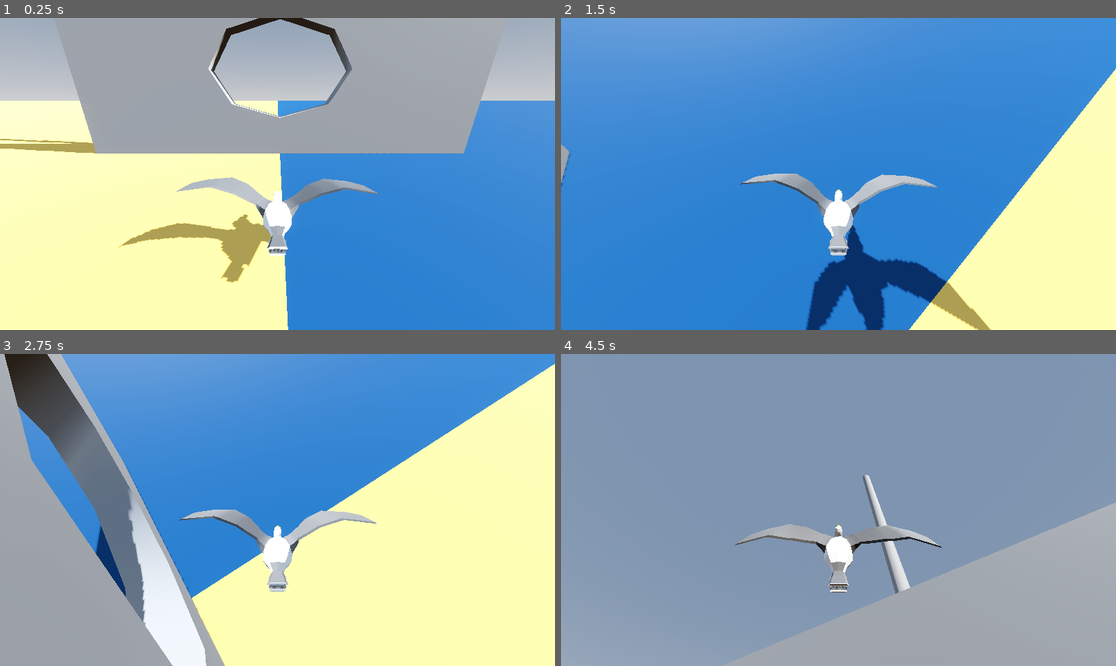
Above: before the commit, frames 1-4 (two rows, left to right).
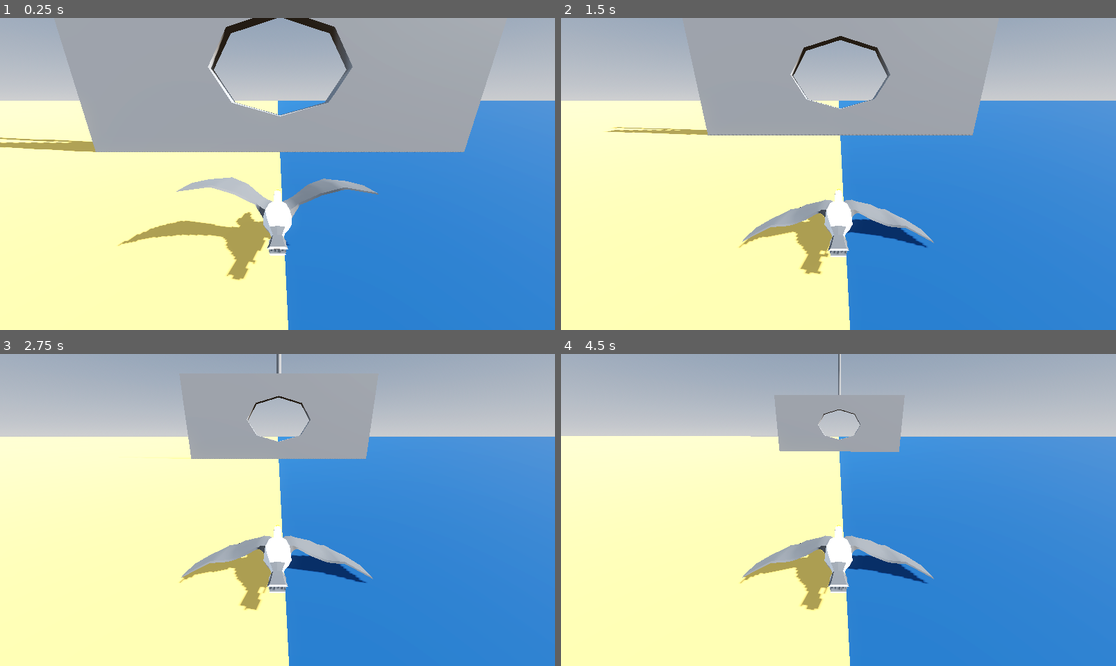
Above: after the commit, the same moments.

Repository: Wiwiweb/StMaloGull
Game: Godot game, scene res://main.tscn
Two runs of this game, one before a commit and one after it. Both use one fixed random seed, a clock stepped at 60 frames per second and the inputs below.
Inputs:
- Up to frame 1 (0.25 s): no input
- Up to frame 2 (1.5 s): hold D (move_right) 0.53-1.28 s; hold Space (flap, bound only after the commit) 0.53-1.28 s; hold S (move_down) from 1.28 s (still down); tap Space (flap, bound only after the commit) at 1.35 s
- Up to frame 3 (2.75 s): tap Space (flap, bound only after the commit) at 1.52, 1.82 s; release S (move_down) at 2.03 s; hold D (move_right) from 2.03 s (still down); hold Space (flap, bound only after the commit) from 2.03 s (still down)
- Up to frame 4 (4.5 s): release D (move_right) at 2.78 s; release Space (flap, bound only after the commit) at 2.78 s; hold W (move_up) 2.78-3.53 s; tap Space (flap, bound only after the commit) at 2.85, 3.02, 3.32, 4.35 s; hold Space (flap, bound only after the commit) 3.53-4.28 s; hold A (move_left) from 3.53 s (still down)

The runs differ from the first frame. In frame 1, 1.9% of the frame differs, in the area x 0-84%, y 0-99%; in frame 2, 86%; in frame 3, 92%; in frame 4, 99%, in the area x 0-100%, y 0-100%.

Commit message:
Update to Godot 4.7

Diff:
--- a/main.tscn
+++ b/main.tscn
@@ -27,53 +27,53 @@
 [sub_resource type="StandardMaterial3D" id="StandardMaterial3D_1bvp3"]
 albedo_color = Color(0.023529412, 0.25882354, 0.4509804, 1)
 
-[node name="Main" type="Node3D"]
+[node name="Main" type="Node3D" unique_id=1111216374]
 
-[node name="WorldEnvironment" type="WorldEnvironment" parent="."]
+[node name="WorldEnvironment" type="WorldEnvironment" parent="." unique_id=888246144]
 environment = SubResource("Environment_0xm2m")
 
-[node name="DirectionalLight3D" type="DirectionalLight3D" parent="."]
+[node name="DirectionalLight3D" type="DirectionalLight3D" parent="." unique_id=1107051936]
 transform = Transform3D(-0.6083567, -0.20723414, 0.7661306, 0.7777354, 0.03676325, 0.62751585, -0.15820815, 0.9776004, 0.1388081, -2.8, 11.700001, -11.2)
 shadow_enabled = true
 
-[node name="CSGBox3D" type="CSGBox3D" parent="."]
+[node name="CSGBox3D" type="CSGBox3D" parent="." unique_id=1519207577]
 transform = Transform3D(7.44, 0, 0, 0, 6.2320013, 0, 0, 0, 3.5200002, 0, 0, 0)
 use_collision = true
 size = Vector3(10, 10, 1)
 
-[node name="CSGCylinder3D" type="CSGCylinder3D" parent="CSGBox3D"]
+[node name="CSGCylinder3D" type="CSGCylinder3D" parent="CSGBox3D" unique_id=181932488]
 transform = Transform3D(0.23999994, 0, 0, 0, 0.6, 0, 0, 0, 0.6, 0, 2.2328997, 0)
 height = 28.356998
 
-[node name="CSGCylinder3D2" type="CSGCylinder3D" parent="CSGBox3D"]
+[node name="CSGCylinder3D2" type="CSGCylinder3D" parent="CSGBox3D" unique_id=1383819743]
 transform = Transform3D(0.59999925, 0, 0, 0, -3.0605715e-08, -0.47147387, 0, 0.8865964, 1.6933132e-08, 0, 2.469255, 0)
 operation = 2
 radius = 2.859
 height = 7.77
 
-[node name="Floor" type="StaticBody3D" parent="."]
+[node name="Floor" type="StaticBody3D" parent="." unique_id=232839178]
 
-[node name="CollisionShape3D" type="CollisionShape3D" parent="Floor"]
+[node name="CollisionShape3D" type="CollisionShape3D" parent="Floor" unique_id=1371887220]
 transform = Transform3D(1, 0, 0, 0, 1, 0, 0, 0, 1, 0, -0.5, 0)
 shape = SubResource("BoxShape3D_ig7tw")
 
-[node name="Beach" type="MeshInstance3D" parent="Floor"]
+[node name="Beach" type="MeshInstance3D" parent="Floor" unique_id=689402938]
 transform = Transform3D(1, 0, 0, 0, 1, 0, 0, 0, 1, -2500, 0, 0)
 material_override = SubResource("StandardMaterial3D_0xm2m")
 mesh = SubResource("PlaneMesh_h2yge")
 skeleton = NodePath("")
 
-[node name="Ocean" type="MeshInstance3D" parent="Floor"]
+[node name="Ocean" type="MeshInstance3D" parent="Floor" unique_id=1465320697]
 transform = Transform3D(1, 0, 0, 0, 1, 0, 0, 0, 1, 2500, 0, 0)
 material_override = SubResource("StandardMaterial3D_1bvp3")
 mesh = SubResource("PlaneMesh_h2yge")
 skeleton = NodePath("../Beach")
 
-[node name="Player" parent="." instance=ExtResource("1_ig7tw")]
+[node name="Player" parent="." unique_id=1836796806 instance=ExtResource("1_ig7tw")]
 transform = Transform3D(-4.371139e-08, 0, 1, 0, 1, 0, -1, 0, -4.371139e-08, -0.5, 2.6000004, 32.5)
 forward_velocity = 15.0
 stunned_back_velocity = 30.0
 max_turn_rate = 3.0
 
-[node name="Node3D" type="Node3D" parent="."]
+[node name="Node3D" type="Node3D" parent="." unique_id=1609681491]
 transform = Transform3D(1, 0, 0, 0, 1, 0, 0, 0, 1, 16.400002, 0, 60.4)
--- a/project.godot
+++ b/project.godot
@@ -8,11 +8,15 @@
 
 config_version=5
 
+[animation]
+
+compatibility/default_parent_skeleton_in_mesh_instance_3d=true
+
 [application]
 
 config/name="St Malo Gull"
 run/main_scene="res://main.tscn"
-config/features=PackedStringArray("4.5", "Forward Plus")
+config/features=PackedStringArray("4.7", "Forward Plus")
 
 [debug]
 
@@ -53,6 +57,12 @@
 , Object(InputEventJoypadMotion,"resource_local_to_scene":false,"resource_name":"","device":-1,"axis":0,"axis_value":1.0,"script":null)
 ]
 }
+flap={
+"deadzone": 0.2,
+"events": [Object(InputEventKey,"resource_local_to_scene":false,"resource_name":"","device":-1,"window_id":0,"alt_pressed":false,"shift_pressed":false,"ctrl_pressed":false,"meta_pressed":false,"pressed":false,"keycode":0,"physical_keycode":32,"key_label":0,"unicode":32,"location":0,"echo":false,"script":null)
+, Object(InputEventJoypadButton,"resource_local_to_scene":false,"resource_name":"","device":-1,"button_index":0,"pressure":0.0,"pressed":false,"script":null)
+]
+}
 
 [physics]
 
--- a/scenes/player/player.gd
+++ b/scenes/player/player.gd
@@ -1,4 +1,4 @@
-extends CharacterBody3D
+extends RigidBody3D
 
 enum State {
 	IDLE,
@@ -29,14 +29,18 @@
 	if collision:
 		get_stunned()
 
+func _unhandled_input(event: InputEvent) -> void:
+	if event.is_action_pressed("flap"):
+		get_stunned()
+
 func get_stunned() -> void:
 	print("Stunned!")
 	state = State.STUNNED
-	animation_player.stop(true)
+	animation_player.pause()
 	stun_timer.start()
 
 
 func _on_stun_timer_timeout() -> void:
 	print("Recovered from stun")
-	animation_player.play("Take 001")
+	animation_player.play()
 	state = State.IDLE
--- a/scenes/player/player.tscn
+++ b/scenes/player/player.tscn
@@ -8,23 +8,24 @@
 
 [sub_resource type="SphereMesh" id="SphereMesh_qhqgy"]
 
-[node name="CharacterBody3D" type="CharacterBody3D"]
+[node name="CharacterBody3D" type="RigidBody3D" unique_id=949714228]
 script = ExtResource("1_3vyb7")
 
-[node name="CollisionShape3D" type="CollisionShape3D" parent="."]
+[node name="CollisionShape3D" type="CollisionShape3D" parent="." unique_id=1885825170]
 transform = Transform3D(1, 0, 0, 0, 1, 0, 0, 0, 1, 1.3, 0, -0.1)
 shape = SubResource("SphereShape3D_g2els")
 
-[node name="Camera3D" type="Camera3D" parent="."]
+[node name="Camera3D" type="Camera3D" parent="." unique_id=1786322509]
 transform = Transform3D(-4.107526e-08, 0.34202018, -0.9396926, 1.4950174e-08, 0.9396926, 0.34202018, 1, 0, -4.371138e-08, -13.1, 7.6000004, 0)
+current = true
 
-[node name="Seagull_model" parent="." instance=ExtResource("2_dovo2")]
+[node name="Seagull_model" parent="." unique_id=721381014 instance=ExtResource("2_dovo2")]
 
-[node name="MeshInstance3D" type="MeshInstance3D" parent="."]
+[node name="MeshInstance3D" type="MeshInstance3D" parent="." unique_id=977596268]
 visible = false
 mesh = SubResource("SphereMesh_qhqgy")
 
-[node name="StunTimer" type="Timer" parent="."]
+[node name="StunTimer" type="Timer" parent="." unique_id=763369771]
 process_callback = 0
 wait_time = 1.5
 
Not shown: 1 places in main.tscn that only renumber resources
Not shown: 1 places in scenes/player/player.tscn that only renumber resources
